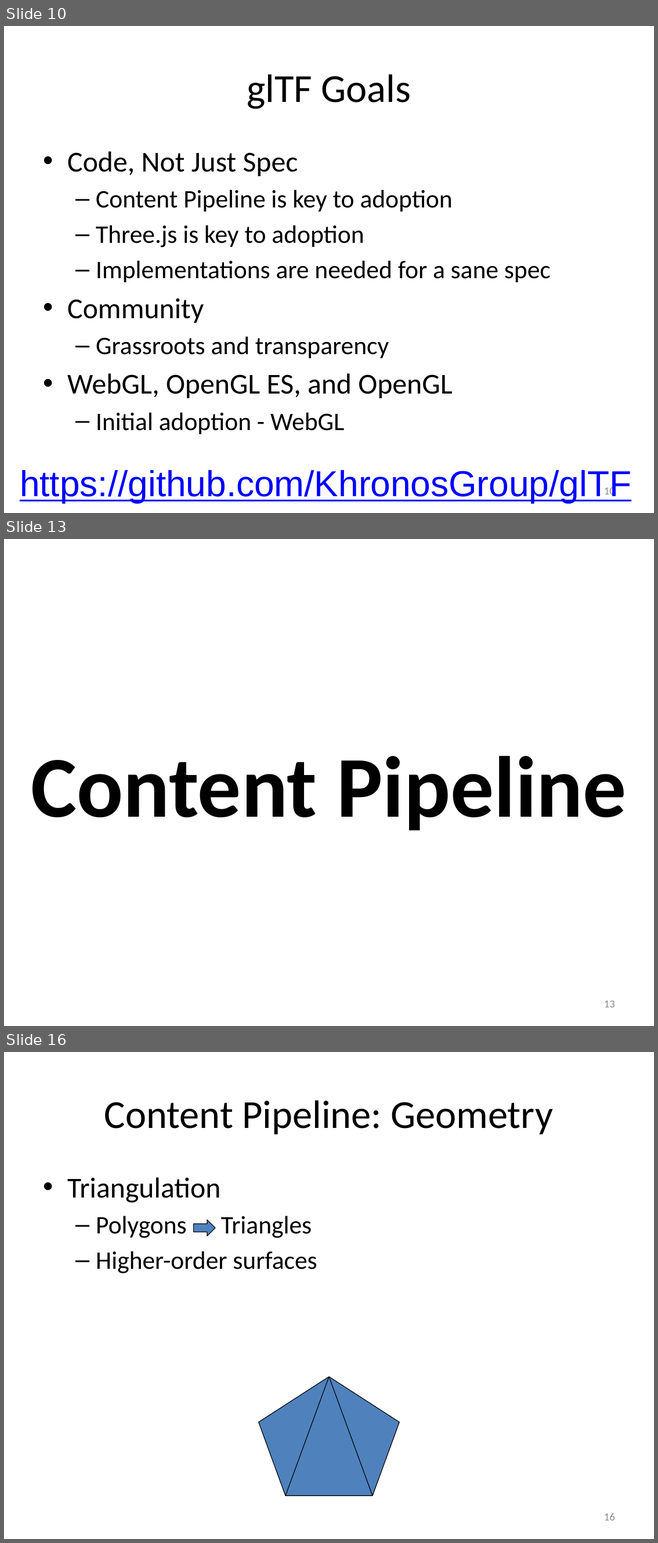
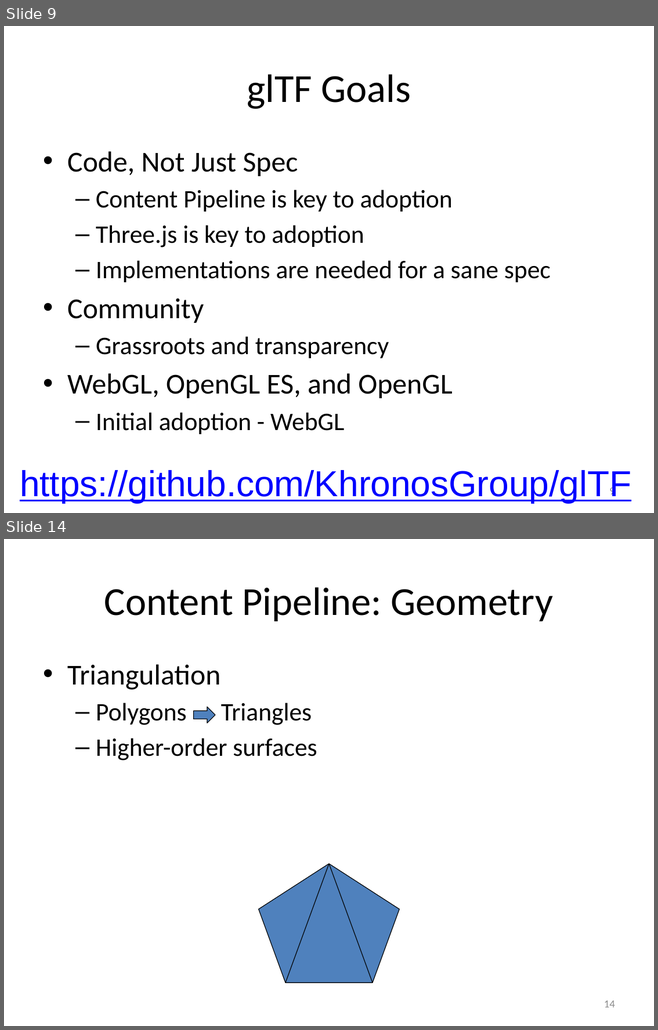
Before and after one commit to pjcozzi/Articles, a slide deck: WebGLContentPipeline/WebGLContentPipelineWithglTF.pptx. Shown one above the other, each under a label of ours: slides 10, 13 and 16 before the commit, slides 9 and 14 after it; the slides between them are not shown. The pictures are 658x1543 and 658x1030 pixels, drawn with LibreOffice and Linux fonts; fonts in the diff are those of the drawing. Boxes give left, top, right and bottom in pixels: in the first picture for what was removed or moved away, otherwise in the second. Text is boxed around its words. In the diff, an @@ line names an element or a change of style, - is before the commit and + after.

```diff
--- a/WebGLContentPipeline/WebGLContentPipelineWithglTF.pptx
+++ b/WebGLContentPipeline/WebGLContentPipelineWithglTF.pptx
@@ slide 13 removed at (4,539,654,1026), background #FFFFFF @@
@@ title removed at (31,756,626,831) @@
-Content Pipeline
@@ page number removed at (604,1001,615,1008) @@
-13
@@ what was slide 10 is now slide 9 @@
@@ page number at (609,486,614,496): text changed @@
-10
+9
@@ what was slide 16 is now slide 14 @@
@@ page number at (604,1001,615,1008): text changed @@
-16
+14
```
Also in this commit, not shown: 6 slides changed, 1 slide added, 1 other slide removed.
